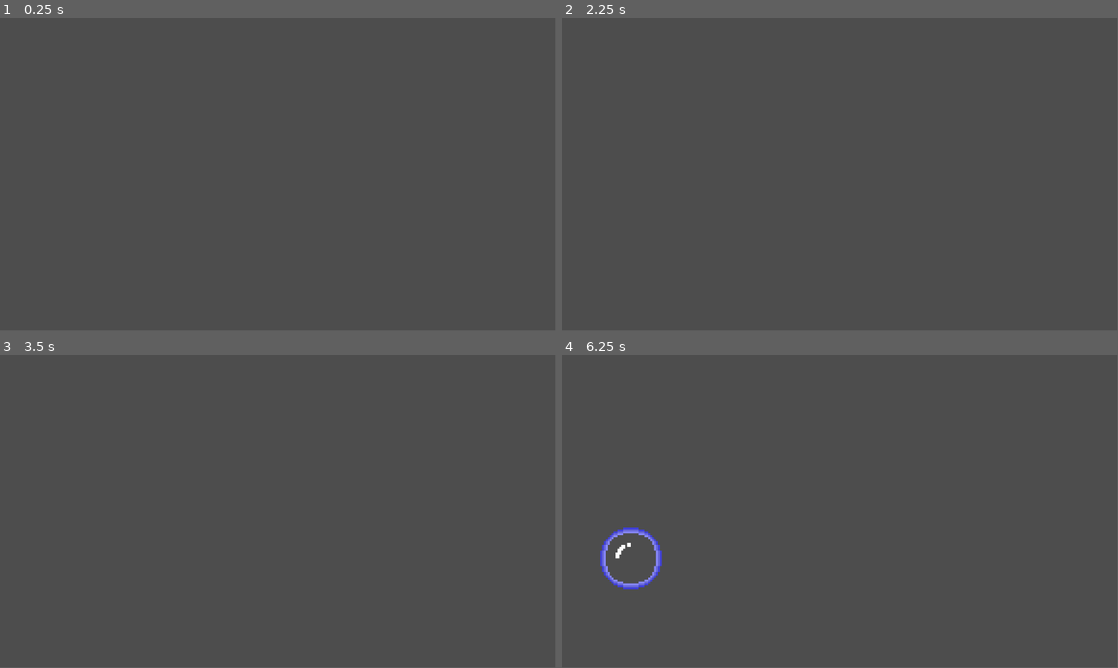
Above: before the commit, frames 1-4 (two rows, left to right).
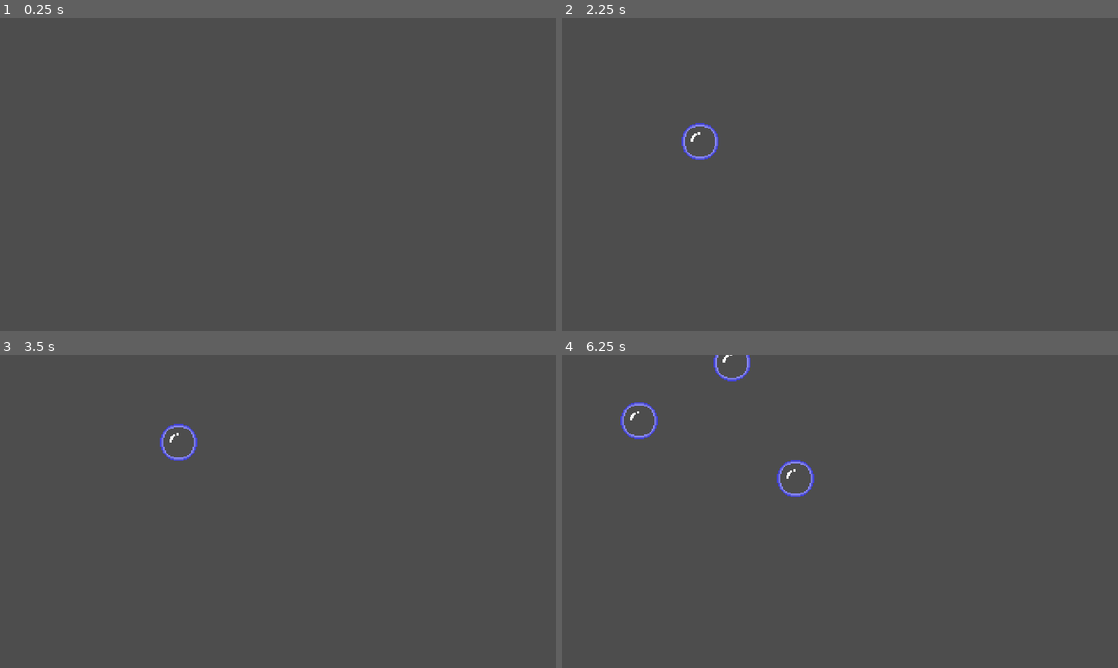
Above: after the commit, the same moments.

Repository: Spedinja/GGJ25
Game: Godot game, scene res://scenes/bubble_test.tscn
Same seed, same stepped clock (60 frames per second), same inputs: the game is played once before the commit and once after it.
Inputs (mouse positions are in pixels of both pictures, inside the frame that each line leads up to):
- Up to frame 1 (0.25 s): no input
- Up to frame 2 (2.25 s): tap Enter at 0.5, 2 s; move the mouse to (962, 158) at 0.52 s; click (962, 158) at 0.67 s; tap Space at 1.25 s; move the mouse to (728, 190) at 1.27 s; click (728, 190) at 1.42 s; move the mouse to (895, 105) at 2.02 s; click (895, 105) at 2.17 s
- Up to frame 3 (3.5 s): move the mouse to (250, 574) at 2.77 s; click (250, 574) at 2.92 s
- Up to frame 4 (6.25 s): move the mouse to (1006, 558) at 3.52 s; click (1006, 558) at 3.67 s; move the mouse to (673, 464) at 4.27 s; click (673, 464) at 4.42 s; move the mouse to (867, 511) at 5.02 s; click (867, 511) at 5.17 s; move the mouse to (756, 433) at 5.77 s; click (756, 433) at 5.92 s
In our replay, the window is 799x449 before the commit and 800x450 after it. These sizes can differ from the game's own. Grey fills any space a smaller window leaves; there, only what the larger window draws over its background counts as a difference.

The runs differ from the first frame. In frame 1, only the window size differs. In frame 2, 0.2% of the frame differs, in the area x 21-29%, y 33-46%; in frame 3, 0.2%; in frame 4, 1.2%, in the area x 6-46%, y 0-75%.

Commit message:
modified bubble behavior

Diff:
--- a/project.godot
+++ b/project.godot
@@ -15,6 +15,14 @@
 config/features=PackedStringArray("4.3", "Mobile")
 config/icon="res://icon.svg"
 
+[display]
+
+window/size/viewport_width=1920
+window/size/viewport_height=1080
+window/size/window_width_override=854
+window/size/window_height_override=480
+window/stretch/mode="canvas_items"
+
 [rendering]
 
 renderer/rendering_method="mobile"
--- a/scripts/bubble.gd
+++ b/scripts/bubble.gd
@@ -2,6 +2,7 @@
 
 @export var frequency : float = 5
 @export var amplitude : float = 150
+@export var upwards_speed : float = 100
 
 var time = 0
 
@@ -9,8 +10,9 @@
 
 func _physics_process(delta):
 	time += delta
-	var movement = sin(time*frequency)*amplitude
-	position.x += movement * delta
+	var wiggle = sin(time*frequency)*amplitude
+	position.x += wiggle * delta
+	position.y -= upwards_speed * delta
 
 # Called when the mouse clicks on the bubble.
 func _input_event(viewport, event, shape_idx):
--- a/scripts/main_scene_test.gd
+++ b/scripts/main_scene_test.gd
@@ -15,7 +15,7 @@
 
 func spawn_bubble():
 	# Randomize the position where the bubble will spawn
-	var random_position = Vector2(randf_range(0, get_viewport().size.x), randf_range(0, get_viewport().size.y))
+	var random_position = Vector2(randf_range(0, get_viewport().size.x), get_viewport().size.y)
 
 	var bubble_instance = bubble_scene.instantiate()
 	bubble_instance.position = random_position
